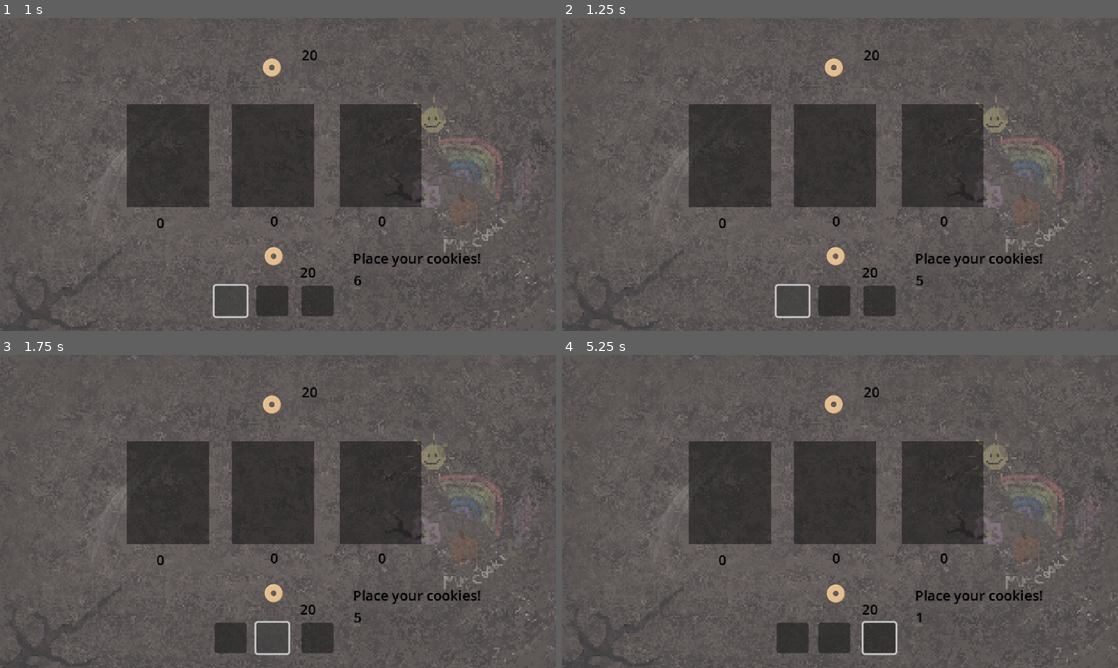
Above: before the commit, frames 1-4 (two rows, left to right).
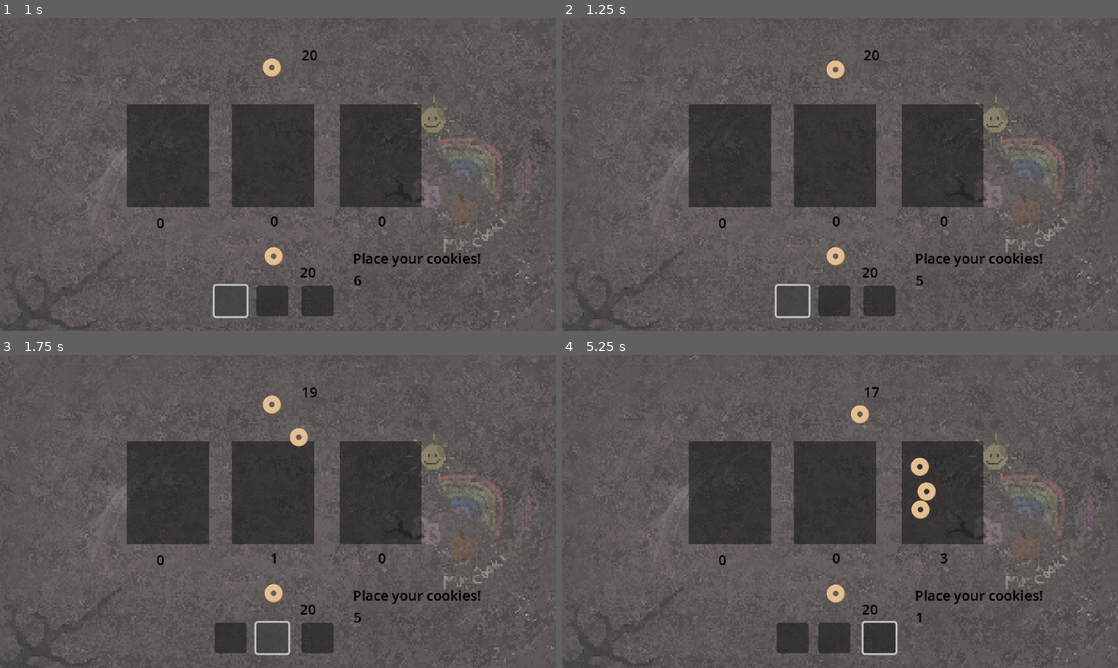
Above: after the commit, the same moments.

Repository: Sooshimi/golden-biscuit
Game: Godot game, scene res://scenes/battle_screen.tscn
Two runs of this game, one before a commit and one after it. Both use one fixed random seed, a clock stepped at 60 frames per second and the inputs below.
Inputs (mouse positions are in pixels of both pictures, inside the frame that each line leads up to):
- Up to frame 1 (1 s): click (227, 299) at 0.5 s
- Up to frame 2 (1.25 s): no input
- Up to frame 3 (1.75 s): click (272, 636) at 1.25 s
- Up to frame 4 (5.25 s): click (878, 636) at 2 s; move the mouse to (834, 592) at 2.77 s; hold Right (right) 2.78-3.53 s; click (834, 592) at 2.85 s; move the mouse to (834, 405) at 3.52 s; hold Down (down) 3.53-4.28 s; click (834, 405) at 3.6 s; move the mouse to (895, 442) at 4.27 s; hold Right (right) 4.28-5.03 s; click (895, 442) at 4.35 s; move the mouse to (812, 574) at 5.02 s; hold Shift (up) from 5.03 s (still down); click (812, 574) at 5.1 s

Frame 1 is identical in both runs. In frame 2, less than 0.1% of the frame differs, in the area x 47-51%, y 12-20%; in frame 3, 0.2%; in frame 4, 0.8%, in the area x 47-70%, y 10-67%.

Commit message:
Add enemy cookie auto-throw logic and timers
Introduces timers to the Cookie scene to control enemy cookie throw delay and distance. Enemy cookies are now added to a group and automatically thrown after a random delay, with their group membership removed after a set distance. Also restricts enemy cookie spawning to the correct phase and refines input handling for player cookies.

Diff:
--- a/scenes/cookie.tscn
+++ b/scenes/cookie.tscn
@@ -6,7 +6,7 @@
 [sub_resource type="CircleShape2D" id="CircleShape2D_i5c4t"]
 radius = 11.0
 
-[node name="Cookie" type="RigidBody2D" groups=["cookies"]]
+[node name="Cookie" type="RigidBody2D"]
 gravity_scale = 0.0
 script = ExtResource("1_yys3m")
 
@@ -22,4 +22,12 @@
 [node name="CollisionShape2D2" type="CollisionShape2D" parent="Area2D"]
 shape = SubResource("CircleShape2D_i5c4t")
 
+[node name="CookieThrowDelayTimer" type="Timer" parent="."]
+one_shot = true
+
+[node name="CookieThrowDistanceTimer" type="Timer" parent="."]
+one_shot = true
+
 [connection signal="input_event" from="Area2D" to="." method="_on_area_2d_input_event"]
+[connection signal="timeout" from="CookieThrowDelayTimer" to="." method="_on_cookie_throw_delay_timer_timeout"]
+[connection signal="timeout" from="CookieThrowDistanceTimer" to="." method="_on_cookie_throw_distance_timer_timeout"]
--- a/scripts/battle_screen/battle_screen.gd
+++ b/scripts/battle_screen/battle_screen.gd
@@ -55,10 +55,11 @@
 	add_child(cookie)
 
 func spawn_enemy_cookie() -> void:
-	var cookie = cookie_scene.instantiate()
-	cookie.global_position = enemy_cookie_spawn_area.global_position
-	cookie.collision_mask = 0
-	add_child(cookie)
+	if PhaseManager.current_state == 0:
+		var cookie = cookie_scene.instantiate()
+		cookie.global_position = enemy_cookie_spawn_area.global_position
+		cookie.collision_mask = 0
+		add_child(cookie)
 
 func update_score() -> void:
 	player_cookie_counter.text = str(Global.player_total_cookies)
@@ -249,6 +250,7 @@
 
 func _on_enemy_cookie_spawn_area_body_entered(body: RigidBody2D) -> void:
 	enemy_cookie_holder_pot.append(body)
+	body.add_to_group("enemy_cookie")
 
 func _on_bet_phase_timer_timeout() -> void:
 	PhaseManager.current_state = 1
@@ -262,3 +264,4 @@
 	enemy_result_label.text = ""
 	bet_phase_label.text = "Place your cookies!"
 	bet_phase_timer.start()
+	spawn_enemy_cookie()
--- a/scripts/cookie.gd
+++ b/scripts/cookie.gd
@@ -1,16 +1,33 @@
 extends RigidBody2D
+
+@onready var cookie_throw_distance_timer := $CookieThrowDistanceTimer
+@onready var cookie_throw_delay_timer := $CookieThrowDelayTimer
 
 var follow_speed := 25
 var selected := false
 var thrown := false
 var throw_velocity := Vector2.ZERO
 var throw_velocity_reduce := 3
+var base_angle := 90.0 # Aim straight down
+var spread_angle := 70.0  # cone half-angle on either side
+var random_angle
+var speed := 100
+var min_cookie_throw_delay := 0.5
+var max_cookie_throw_delay := 1.5
+var min_cookie_throw_distance := 1.0
+var max_cookie_throw_distance := 2.0
 
 func _ready() -> void:
 	linear_damp = 5.0
+	random_angle = deg_to_rad(base_angle + randf_range(-spread_angle, spread_angle))
+	cookie_throw_delay_timer.start(randf_range(min_cookie_throw_delay, max_cookie_throw_delay))
 
 func _on_area_2d_input_event(_viewport, _event, _shape_idx) -> void:
-	if Input.is_action_just_pressed("left_click") and not thrown and PhaseManager.current_state == PhaseManager.Phase.BETTING_PHASE:
+	if (Input.is_action_just_pressed("left_click")
+	and not thrown
+	and linear_velocity == Vector2.ZERO
+	and PhaseManager.current_state == PhaseManager.Phase.BETTING_PHASE
+	and not self.is_in_group("enemy_cookie")):
 		selected = true
 
 func _process(delta) -> void:
@@ -21,6 +38,9 @@
 	if not selected and linear_velocity.length() < 1:
 		linear_velocity = Vector2.ZERO
 
+	if self.is_in_group("enemy_cookie") and cookie_throw_delay_timer.is_stopped():
+		linear_velocity = Vector2.RIGHT.rotated(random_angle) * speed
+
 func _input(event) -> void:
 	if event is InputEventMouseButton:
 		if selected and event.button_index == MOUSE_BUTTON_LEFT and not event.pressed:
@@ -28,3 +48,9 @@
 			thrown = true
 
 			linear_velocity = throw_velocity / throw_velocity_reduce
+
+func _on_cookie_throw_delay_timer_timeout():
+	cookie_throw_distance_timer.start(randf_range(min_cookie_throw_distance, max_cookie_throw_distance))
+
+func _on_cookie_throw_distance_timer_timeout():
+	self.remove_from_group("enemy_cookie")
